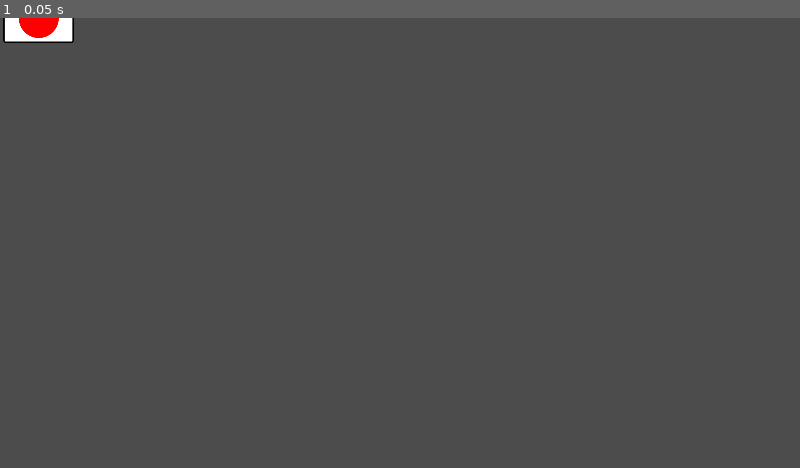
Above: before the commit, frame 1.
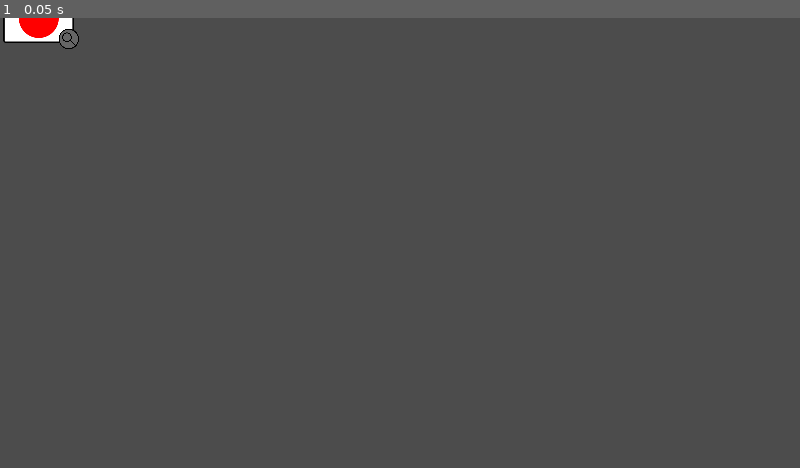
Above: after the commit, the same moment.

Repository: Paulpanther/GameJam11
Game: Godot game, scene res://Scenes/UI/Inventory/Slot.tscn
The game is run twice, just before and just after one commit, with the same random seed, the same clock (stepped at 60 frames per second) and the same inputs. This scene is started directly instead of the project's main scene.
Inputs:
- Up to frame 1 (0.05 s): no input

The runs differ from the first frame. In frame 1, less than 0.1% of the frame differs, in the area x 7-10%, y 2-7%.
Error in both runs: Attempt to call function 'set_room' in base 'null instance' on a null instance. (res://Scripts/Globals/room_handler.gd:14)

Commit message:
Add item detail view

Diff:
--- a/Scenes/Main.tscn
+++ b/Scenes/Main.tscn
@@ -1,10 +1,11 @@
-[gd_scene load_steps=6 format=2]
+[gd_scene load_steps=7 format=2]
 
 [ext_resource path="res://Scenes/UI/InteractableHUD.tscn" type="PackedScene" id=1]
 [ext_resource path="res://Scenes/UI/HUD.tscn" type="PackedScene" id=2]
 [ext_resource path="res://Scripts/main.gd" type="Script" id=3]
 [ext_resource path="res://Scenes/UI/Inventory/Inventory.tscn" type="PackedScene" id=4]
 [ext_resource path="res://Scenes/UI/Message.tscn" type="PackedScene" id=5]
+[ext_resource path="res://Scenes/UI/ItemDetail.tscn" type="PackedScene" id=6]
 
 [node name="Main" type="Node2D"]
 script = ExtResource( 3 )
@@ -20,3 +21,6 @@
 
 [node name="Message" parent="." instance=ExtResource( 5 )]
 position = Vector2( 0, 1069.6 )
+
+[node name="ItemDetail" parent="." instance=ExtResource( 6 )]
+position = Vector2( 941.732, 557.35 )
--- a/Scenes/UI/Inventory/Slot.tscn
+++ b/Scenes/UI/Inventory/Slot.tscn
@@ -1,12 +1,16 @@
-[gd_scene load_steps=6 format=2]
+[gd_scene load_steps=8 format=2]
 
 [ext_resource path="res://Sprites/Items/item1.png" type="Texture" id=1]
 [ext_resource path="res://Sprites/UI/Inventory/slot_selected.png" type="Texture" id=2]
 [ext_resource path="res://Sprites/UI/Inventory/slot.png" type="Texture" id=3]
 [ext_resource path="res://Scripts/UI/Inventory/slot.gd" type="Script" id=4]
+[ext_resource path="res://Sprites/UI/Inventory/detail.png" type="Texture" id=5]
 
 [sub_resource type="RectangleShape2D" id=1]
 extents = Vector2( 90.857, 64.7397 )
+
+[sub_resource type="CircleShape2D" id=2]
+radius = 24.7044
 
 [node name="Slot" type="Area2D"]
 script = ExtResource( 4 )
@@ -29,6 +33,18 @@
 position = Vector2( 93.1137, 0 )
 scale = Vector2( 0.6, 0.6 )
 texture = ExtResource( 1 )
+
+[node name="Detail" type="Area2D" parent="."]
+
+[node name="Sprite" type="Sprite" parent="Detail"]
+position = Vector2( 165.207, 50.3597 )
+scale = Vector2( 0.186301, 0.186301 )
+texture = ExtResource( 5 )
+
+[node name="CollisionShape2D" type="CollisionShape2D" parent="Detail"]
+position = Vector2( 165.109, 50.2046 )
+shape = SubResource( 2 )
 [connection signal="input_event" from="." to="." method="on_slot_clicked"]
 [connection signal="mouse_entered" from="." to="." method="on_slot_hover_enter"]
 [connection signal="mouse_exited" from="." to="." method="on_slot_hover_exit"]
+[connection signal="input_event" from="Detail" to="." method="on_detail_clicked"]
--- /dev/null
+++ b/Scenes/UI/ItemDetail.tscn
@@ -0,0 +1,26 @@
+[gd_scene load_steps=5 format=2]
+
+[ext_resource path="res://Sprites/Items/poem.png" type="Texture" id=1]
+[ext_resource path="res://Sprites/UI/button_pressed.png" type="Texture" id=2]
+[ext_resource path="res://Sprites/UI/button.png" type="Texture" id=3]
+[ext_resource path="res://Scripts/UI/item_detail.gd" type="Script" id=4]
+
+[node name="ItemDetail" type="Node2D"]
+script = ExtResource( 4 )
+
+[node name="Sprite" type="Sprite" parent="."]
+texture = ExtResource( 1 )
+
+[node name="Button" type="TextureButton" parent="."]
+margin_left = 199.172
+margin_top = -268.698
+margin_right = 247.172
+margin_bottom = -216.698
+texture_normal = ExtResource( 3 )
+texture_pressed = ExtResource( 2 )
+expand = true
+stretch_mode = 4
+__meta__ = {
+"_edit_use_anchors_": false
+}
+[connection signal="pressed" from="Button" to="." method="on_close"]
--- a/Scripts/Globals/items.gd
+++ b/Scripts/Globals/items.gd
@@ -2,5 +2,5 @@
 
 var _proto_item = preload("res://Scripts/item.gd")
 
-var poem_paper = _proto_item.new("res://Sprites/Items/paper.png", "Folded Paper", "You found a folded piece of paper")
-var hook_shaped_key = _proto_item.new("res://Sprites/Items/hook_shaped_key.png", "Hook shaped Key", "A hook-shaped key fall from the wall")
+var poem_paper = _proto_item.new("res://Sprites/Items/paper.png", "Folded Paper", "You found a folded piece of paper", "res://Sprites/Items/poem.png")
+var hook_shaped_key = _proto_item.new("res://Sprites/Items/hook_shaped_key.png", "Hook shaped Key", "A hook-shaped key fall from the wall", null)
--- a/Scripts/UI/Inventory/slot.gd
+++ b/Scripts/UI/Inventory/slot.gd
@@ -24,6 +24,7 @@
 		$Item.texture = texture
 	else:
 		$Item.hide()
+	update_detail()
 
 func on_slot_clicked(viewport, event, shape_idx):
 	if (event is InputEventMouseButton && event.pressed):
@@ -46,6 +47,12 @@
 		selected = false
 	_update_selected()
 
+func update_detail():
+	if item != null and item.detail != null:
+		$Detail.show()
+	else:
+		$Detail.hide()
+
 func on_slot_hover_enter():
 	if item != null:
 		pass
@@ -54,3 +61,8 @@
 func on_slot_hover_exit():
 	#$"..".remove_text()
 	pass
+
+
+func on_detail_clicked(viewport, event, shape_idx):
+	if item != null and item.detail != null and (event is InputEventMouseButton && event.pressed):
+		$"../../../ItemDetail".show_for_item(item)
--- /dev/null
+++ b/Scripts/UI/item_detail.gd
@@ -0,0 +1,16 @@
+extends Node2D
+
+
+func _ready():
+	hide()
+
+func show_for_item(item):
+	var img = Image.new()
+	img.load(item.detail)
+	var tex = ImageTexture.new()
+	tex.create_from_image(img)
+	$Sprite.texture = tex
+	show()
+
+func on_close():
+	hide()
--- a/Scripts/item.gd
+++ b/Scripts/item.gd
@@ -3,8 +3,10 @@
 var sprite
 var label
 var found_text
+var detail
 
-func _init(sprite, label, found_text):
+func _init(sprite, label, found_text, detail):
 	self.sprite = sprite
 	self.label = label
 	self.found_text = found_text
+	self.detail = detail
Binary file added: Sprites/Items/poem.png
Not shown, added: Sprites/Items/poem.png.import
Binary file added: Sprites/UI/Inventory/detail.png
Not shown, added: Sprites/UI/Inventory/detail.png.import
